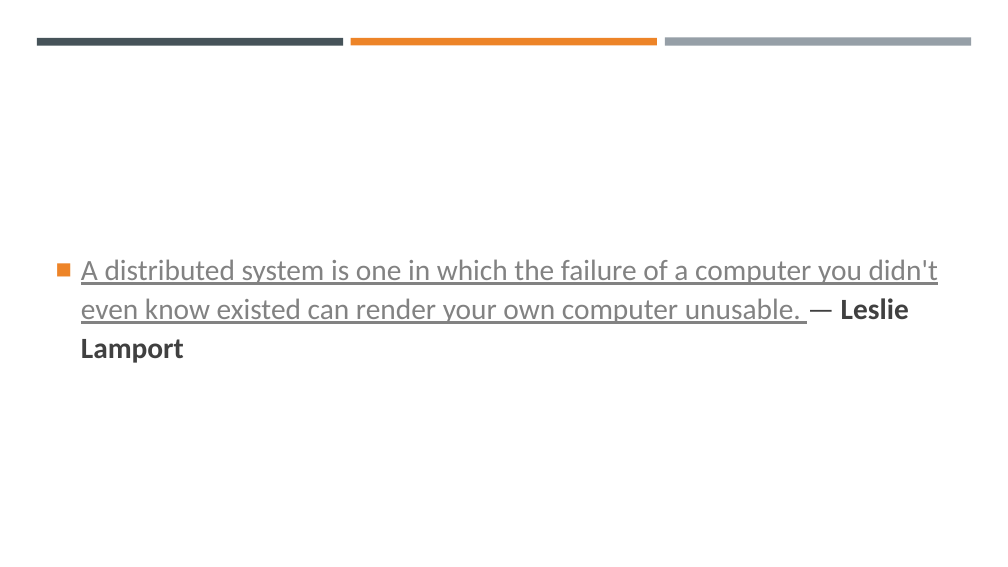
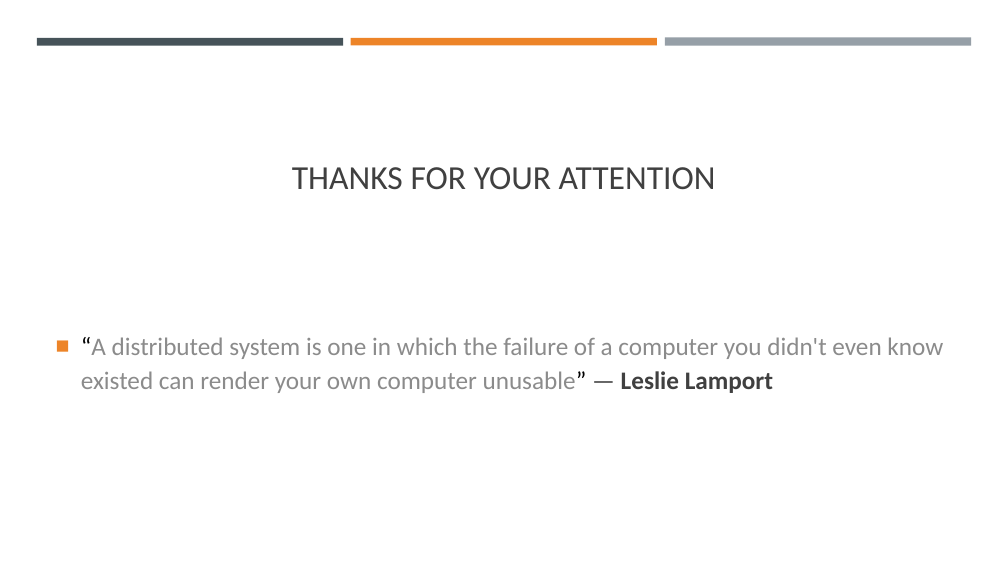
Before and after one commit to margaeor/COMP414-Distributed-Systems, a slide deck: slide 14 of presentation/Distributed.pptx. Drawn at 1008x567 pixels with LibreOffice and Linux fonts; fonts in the diff are those of the drawing. Boxes give left, top, right and bottom in pixels: in the first picture for what was removed or moved away, otherwise in the second. Text is boxed around its words. In the diff, an @@ line names an element or a change of style, - is before the commit and + after.

```diff
--- a/presentation/Distributed.pptx
+++ b/presentation/Distributed.pptx
@@ title added at (292,167,716,189), 32 pt, text #404040 @@
+THANKS FOR YOUR ATTENTION
@@ text at (81,337,943,393): text changed; size 28 to 24 pt; text colour #828282 to #8B8B8B @@
-■ A distributed system is one in which the failure of a computer you didn't even know existed can render your own computer unusable. — Leslie Lamport
+■ “A distributed system is one in which the failure of a computer you didn't even know existed can render your own computer unusable” — Leslie Lamport
```
Also in this commit, not shown: 1 other slide changed.
